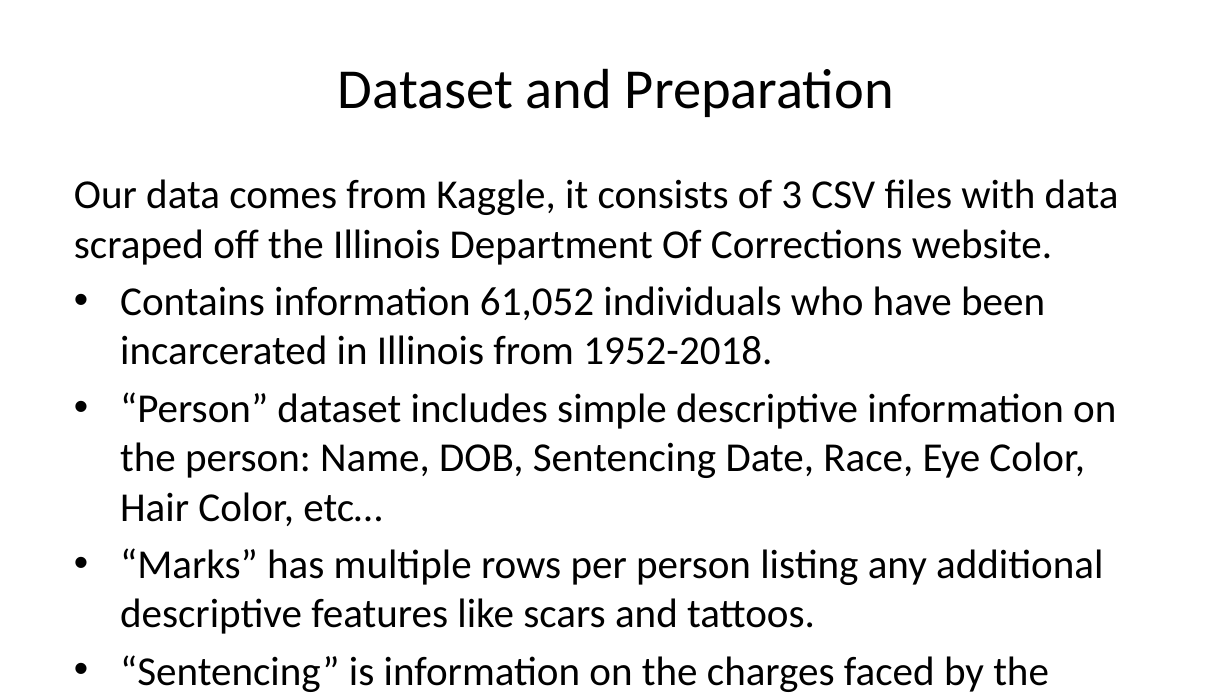
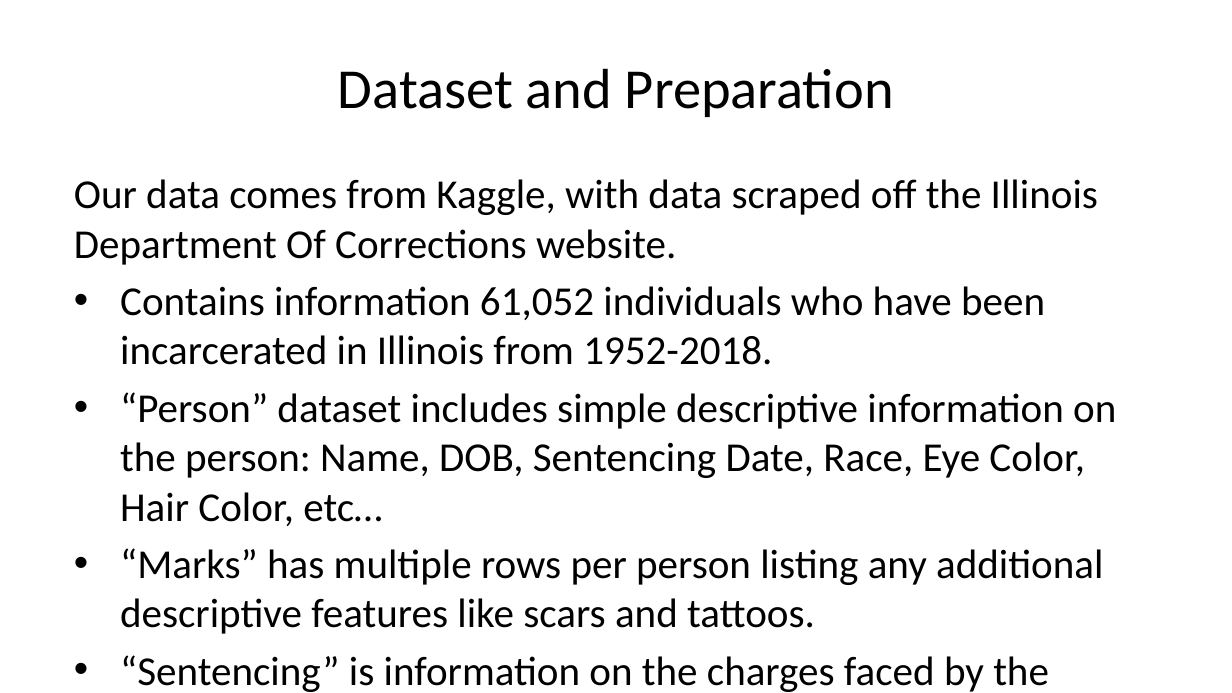
Before and after one commit to dsci445-csu/project-5, a slide deck: slide 2 of Presentation/Presentation.pptx. Drawn at 1232x693 pixels with LibreOffice and Linux fonts; fonts in the diff are those of the drawing. Boxes give left, top, right and bottom in pixels: in the first picture for what was removed or moved away, otherwise in the second. Text is boxed around its words. In the diff, an @@ line names an element or a change of style, - is before the commit and + after.

```diff
--- a/Presentation/Presentation.pptx
+++ b/Presentation/Presentation.pptx
@@ text at [74, 179, 1098, 265]: text changed @@
-Our data comes from Kaggle, it consists of 3 CSV files with data scraped off the Illinois Department Of Corrections website.
+Our data comes from Kaggle, with data scraped off the Illinois Department Of Corrections website.
```
Also in this commit, not shown: 1 other slide changed, 1 slide added, 1 slide removed, 1 other file.
